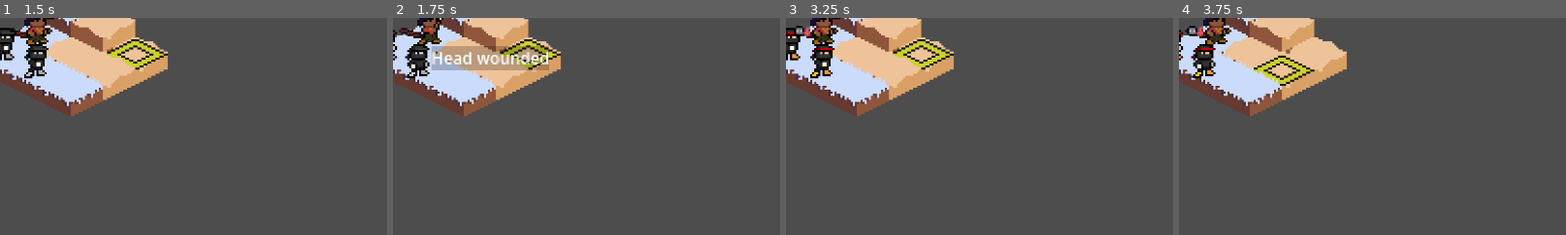
Above: before the commit, frames 1-4 (left to right).
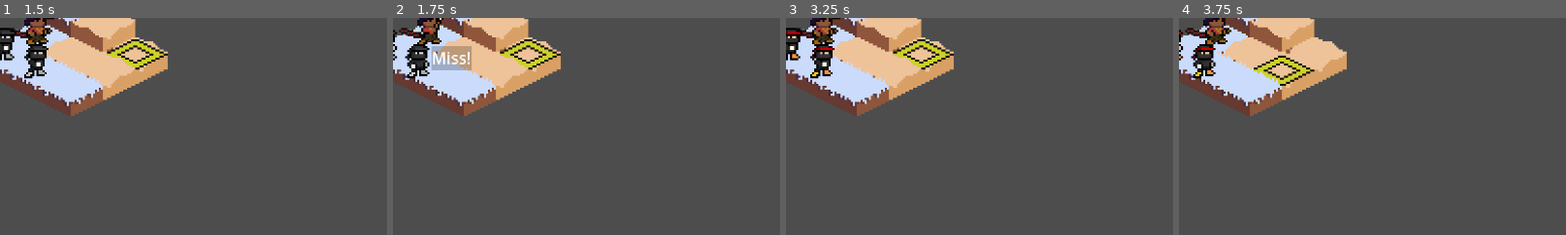
Above: after the commit, the same moments.

Repository: Puffe14/godot-breaker-srpg
Game: Godot game, scene res://nodes/main_gui.tscn
Same seed, same stepped clock (60 frames per second), same inputs: the game is played once before the commit and once after it.
Inputs (mouse positions are % of the whole screen's width and height, from its top left):
- Up to frame 1 (1.5 s): tap Enter at 0.5 s; move the mouse to (50, 35) at 0.52 s; tap Tab (deselect) at 0.6 s; click (50, 35) at 0.67 s; click (50, 35) at 1.35 s
- Up to frame 2 (1.75 s): no input
- Up to frame 3 (3.25 s): tap Space at 2 s; move the mouse to (46, 39) at 2.02 s; tap Tab (deselect) at 2.1 s; click (46, 39) at 2.17 s; tap Enter at 2.75 s; move the mouse to (50, 35) at 2.77 s; click (50, 35) at 2.85 s
- Up to frame 4 (3.75 s): tap Space at 3.5 s; move the mouse to (46, 39) at 3.52 s; tap Tab (deselect) at 3.6 s; click (46, 39) at 3.67 s
The pictures show only the part of the screen within x 33-82%, y 27-77%; the shares and areas given below are measured in that part.

Frame 1 is identical in both runs. In frame 2, 2.4% of the frame differs, in the area x 10-41%, y 12-25%; in frame 3, 0.2%; in frame 4, 0.2%.
Error after the commit: Parse Error: Could not resolve class "ButtonOption", because of a parser error. (res://scripts/ui/button_menu.gd:39)

Commit message:
Added icons for 'weapon types' and 'armor'

Diff:
--- a/resources/data/items/test_bow.tres
+++ b/resources/data/items/test_bow.tres
@@ -12,9 +12,8 @@
 maximum = 50
 metadata/_custom_type_script = "uid://bb6vt655walxx"
 
-[sub_resource type="Resource" id="Resource_17wmj"]
+[sub_resource type="Resource" id="Resource_84g7s"]
 script = ExtResource("2_84g7s")
-equipped = true
 metadata/_custom_type_script = "uid://cclj43y3y4ppb"
 
 [sub_resource type="Resource" id="Resource_mikmx"]
@@ -38,8 +37,8 @@
 
 [resource]
 script = ExtResource("3_mikmx")
-weapon = SubResource("Resource_i4fld")
-equipment = SubResource("Resource_17wmj")
+weapon = SubResource("Resource_5j1ga")
+equipment = SubResource("Resource_84g7s")
 name = "test bow"
 description = "yum yum xizzy"
 durability = SubResource("Resource_55lec")
--- /dev/null
+++ b/resources/data/items/test_club.tres
@@ -0,0 +1,39 @@
+[gd_resource type="Resource" script_class="Item" format=3 uid="uid://b733gd7oi20qn"]
+
+[ext_resource type="Script" uid="uid://bb6vt655walxx" path="res://scripts/components/items/durability.gd" id="1_4hwck"]
+[ext_resource type="Script" uid="uid://cclj43y3y4ppb" path="res://scripts/components/items/equipment.gd" id="2_ckk6h"]
+[ext_resource type="Script" uid="uid://cj1r2ti1vrrxq" path="res://scripts/components/items/item.gd" id="3_xgnb1"]
+[ext_resource type="Script" uid="uid://bj34ms24eyr8e" path="res://scripts/components/items/weapon.gd" id="4_vw0gx"]
+[ext_resource type="Resource" uid="uid://b4p6vaa66l6uq" path="res://resources/data/zero_stat.tres" id="5_5ieew"]
+
+[sub_resource type="Resource" id="Resource_55lec"]
+script = ExtResource("1_4hwck")
+maximum = 50
+metadata/_custom_type_script = "uid://bb6vt655walxx"
+
+[sub_resource type="Resource" id="Resource_17wmj"]
+script = ExtResource("2_ckk6h")
+equipped = true
+metadata/_custom_type_script = "uid://cclj43y3y4ppb"
+
+[sub_resource type="Resource" id="Resource_4hwck"]
+script = ExtResource("4_vw0gx")
+wpnType = 2
+dmgType = 1
+rankLetter = 1
+stats = ExtResource("5_5ieew")
+power = 1
+hit = 80
+crit = 7
+wrange = Vector2i(1, 1)
+weight = 4
+metadata/_custom_type_script = "uid://bj34ms24eyr8e"
+
+[resource]
+script = ExtResource("3_xgnb1")
+weapon = SubResource("Resource_4hwck")
+equipment = SubResource("Resource_17wmj")
+name = "Test Pole"
+description = "yum yum xizzy"
+durability = SubResource("Resource_55lec")
+metadata/_custom_type_script = "uid://cj1r2ti1vrrxq"
--- /dev/null
+++ b/resources/data/items/test_pole.tres
@@ -0,0 +1,39 @@
+[gd_resource type="Resource" script_class="Item" format=3 uid="uid://bx40u5b3es58s"]
+
+[ext_resource type="Script" uid="uid://bb6vt655walxx" path="res://scripts/components/items/durability.gd" id="1_2x0x3"]
+[ext_resource type="Script" uid="uid://cclj43y3y4ppb" path="res://scripts/components/items/equipment.gd" id="2_wi4ri"]
+[ext_resource type="Script" uid="uid://cj1r2ti1vrrxq" path="res://scripts/components/items/item.gd" id="3_06gdf"]
+[ext_resource type="Script" uid="uid://bj34ms24eyr8e" path="res://scripts/components/items/weapon.gd" id="4_55un3"]
+[ext_resource type="Resource" uid="uid://b4p6vaa66l6uq" path="res://resources/data/zero_stat.tres" id="5_yrjmc"]
+
+[sub_resource type="Resource" id="Resource_55lec"]
+script = ExtResource("1_2x0x3")
+maximum = 50
+metadata/_custom_type_script = "uid://bb6vt655walxx"
+
+[sub_resource type="Resource" id="Resource_17wmj"]
+script = ExtResource("2_wi4ri")
+equipped = true
+metadata/_custom_type_script = "uid://cclj43y3y4ppb"
+
+[sub_resource type="Resource" id="Resource_4hwck"]
+script = ExtResource("4_55un3")
+wpnType = 1
+dmgType = 1
+rankLetter = 1
+stats = ExtResource("5_yrjmc")
+power = 2
+hit = 70
+crit = 10
+wrange = Vector2i(1, 1)
+weight = 5
+metadata/_custom_type_script = "uid://bj34ms24eyr8e"
+
+[resource]
+script = ExtResource("3_06gdf")
+weapon = SubResource("Resource_4hwck")
+equipment = SubResource("Resource_17wmj")
+name = "Test Club"
+description = "yum yum xizzy"
+durability = SubResource("Resource_55lec")
+metadata/_custom_type_script = "uid://cj1r2ti1vrrxq"
--- a/resources/data/test_bow_inventory.tres
+++ b/resources/data/test_bow_inventory.tres
@@ -1,12 +1,13 @@
-[gd_resource type="Resource" script_class="Inventory" load_steps=5 format=3 uid="uid://jiw277b2evxe"]
+[gd_resource type="Resource" script_class="Inventory" format=3 uid="uid://jiw277b2evxe"]
 
 [ext_resource type="Script" uid="uid://yejumcuhegph" path="res://scripts/components/items/inventory.gd" id="1_qwqpe"]
 [ext_resource type="Resource" uid="uid://cpc8l1qp52mc8" path="res://resources/data/items/test_bow.tres" id="2_qwqpe"]
 [ext_resource type="Resource" uid="uid://cakksqejd8d0q" path="res://resources/data/items/moon_helmet.tres" id="3_das56"]
 [ext_resource type="Resource" uid="uid://cf7g5ryeloruv" path="res://resources/data/items/test_bread.tres" id="4_vxn4v"]
+[ext_resource type="Resource" uid="uid://bx40u5b3es58s" path="res://resources/data/items/test_pole.tres" id="5_ob6m4"]
 
 [resource]
 script = ExtResource("1_qwqpe")
-slots = [ExtResource("2_qwqpe"), ExtResource("3_das56"), ExtResource("4_vxn4v"), null, null, null]
+slots = [ExtResource("2_qwqpe"), ExtResource("3_das56"), ExtResource("4_vxn4v"), ExtResource("5_ob6m4"), null, null]
 dontReset = true
 metadata/_custom_type_script = "uid://yejumcuhegph"
--- a/resources/data/units/dummy2_unit.tres
+++ b/resources/data/units/dummy2_unit.tres
@@ -1,15 +1,22 @@
-[gd_resource type="Resource" script_class="Units" load_steps=6 format=3 uid="uid://clrx651vvcyce"]
+[gd_resource type="Resource" script_class="Units" format=3 uid="uid://clrx651vvcyce"]
 
 [ext_resource type="Resource" uid="uid://bdub1bfsqbcql" path="res://resources/data/characters/dummy2.tres" id="1_df30j"]
-[ext_resource type="Resource" uid="uid://3b57ef5u6qwk" path="res://resources/data/test_inventory.tres" id="2_ghkls"]
+[ext_resource type="Script" uid="uid://yejumcuhegph" path="res://scripts/components/items/inventory.gd" id="2_ghkls"]
 [ext_resource type="Resource" uid="uid://b4p6vaa66l6uq" path="res://resources/data/zero_stat.tres" id="3_cwi3c"]
+[ext_resource type="Resource" uid="uid://cc2pjfupfwb05" path="res://resources/data/items/test_stick.tres" id="3_scvn8"]
+[ext_resource type="Resource" uid="uid://cpc8l1qp52mc8" path="res://resources/data/items/test_bow.tres" id="4_emkw8"]
 [ext_resource type="Script" uid="uid://0slpdtksthq2" path="res://scripts/components/units/units.gd" id="4_scvn8"]
-[ext_resource type="Script" uid="uid://dgsr38mbf7wnu" path="res://scripts/components/units/status.gd" id="5_emkw8"]
+
+[sub_resource type="Resource" id="Resource_kdf5c"]
+script = ExtResource("2_ghkls")
+slots = [ExtResource("3_scvn8"), ExtResource("4_emkw8"), null, null, null, null]
+dontReset = true
+metadata/_custom_type_script = "uid://yejumcuhegph"
 
 [resource]
 script = ExtResource("4_scvn8")
 character = ExtResource("1_df30j")
-inventory = ExtResource("2_ghkls")
+inventory = SubResource("Resource_kdf5c")
 temporaryStats = ExtResource("3_cwi3c")
 nearbyBonuses = ExtResource("3_cwi3c")
 metadata/_custom_type_script = "uid://0slpdtksthq2"
--- a/resources/data/units/test_unit_c.tres
+++ b/resources/data/units/test_unit_c.tres
@@ -1,13 +1,55 @@
-[gd_resource type="Resource" script_class="Units" load_steps=5 format=3 uid="uid://bie562w7q05je"]
+[gd_resource type="Resource" script_class="Units" format=3 uid="uid://bie562w7q05je"]
 
 [ext_resource type="Script" uid="uid://0slpdtksthq2" path="res://scripts/components/units/units.gd" id="1_lwcr2"]
 [ext_resource type="Resource" uid="uid://csqh8v33brm61" path="res://resources/data/characters/cylna.tres" id="1_lxpto"]
-[ext_resource type="Resource" uid="uid://3b57ef5u6qwk" path="res://resources/data/test_inventory.tres" id="2_4ubco"]
-[ext_resource type="Script" uid="uid://dgsr38mbf7wnu" path="res://scripts/components/units/status.gd" id="4_ixy1u"]
+[ext_resource type="Script" uid="uid://yejumcuhegph" path="res://scripts/components/items/inventory.gd" id="2_xev44"]
+[ext_resource type="Script" uid="uid://bb6vt655walxx" path="res://scripts/components/items/durability.gd" id="3_s25n5"]
+[ext_resource type="Script" uid="uid://cclj43y3y4ppb" path="res://scripts/components/items/equipment.gd" id="4_qcr3b"]
+[ext_resource type="Script" uid="uid://cj1r2ti1vrrxq" path="res://scripts/components/items/item.gd" id="5_vmgcg"]
+[ext_resource type="Script" uid="uid://bj34ms24eyr8e" path="res://scripts/components/items/weapon.gd" id="6_wp6gf"]
+[ext_resource type="Resource" uid="uid://b4p6vaa66l6uq" path="res://resources/data/zero_stat.tres" id="7_vnkew"]
+[ext_resource type="Resource" uid="uid://b733gd7oi20qn" path="res://resources/data/items/test_club.tres" id="8_s25n5"]
+
+[sub_resource type="Resource" id="Resource_55lec"]
+script = ExtResource("3_s25n5")
+maximum = 50
+metadata/_custom_type_script = "uid://bb6vt655walxx"
+
+[sub_resource type="Resource" id="Resource_17wmj"]
+script = ExtResource("4_qcr3b")
+equipped = true
+metadata/_custom_type_script = "uid://cclj43y3y4ppb"
+
+[sub_resource type="Resource" id="Resource_i4fld"]
+script = ExtResource("6_wp6gf")
+dmgType = 1
+rankLetter = 1
+stats = ExtResource("7_vnkew")
+power = 1
+hit = 70
+crit = 5
+wrange = Vector2i(1, 1)
+weight = 3
+metadata/_custom_type_script = "uid://bj34ms24eyr8e"
+
+[sub_resource type="Resource" id="Resource_3vjqn"]
+script = ExtResource("5_vmgcg")
+weapon = SubResource("Resource_i4fld")
+equipment = SubResource("Resource_17wmj")
+name = "Test Stick"
+description = "yum yum xizzy"
+durability = SubResource("Resource_55lec")
+metadata/_custom_type_script = "uid://cj1r2ti1vrrxq"
+
+[sub_resource type="Resource" id="Resource_rnjmg"]
+script = ExtResource("2_xev44")
+slots = [SubResource("Resource_3vjqn"), ExtResource("8_s25n5"), null, null, null, null]
+dontReset = true
+metadata/_custom_type_script = "uid://yejumcuhegph"
 
 [resource]
 script = ExtResource("1_lwcr2")
 character = ExtResource("1_lxpto")
-inventory = ExtResource("2_4ubco")
+inventory = SubResource("Resource_rnjmg")
 team = 1
 metadata/_custom_type_script = "uid://0slpdtksthq2"
--- a/scripts/components/items/equipment.gd
+++ b/scripts/components/items/equipment.gd
@@ -3,10 +3,10 @@
 @export var equipped: bool = false
 
 func isEquipped() -> bool:
-    return equipped
+	return equipped
 func equip() -> void:
-    equipped = true
+	equipped = true
 func unequip() -> void:
-    equipped = false
+	equipped = false
 func toggleEquip() -> void:
-    equipped = !equipped
+	equipped = !equipped
--- a/scripts/ui/button_option.gd
+++ b/scripts/ui/button_option.gd
@@ -6,6 +6,20 @@
 var game: Game = null
 signal next_options(array: Array)
 
+var wpnTypeDict: Dictionary = {
+	Weapon.WeaponType.Blunt: preload("res://resources/images/items/wpn_blunt.png"),
+	Weapon.WeaponType.Long: preload("res://resources/images/items/wpn_long.png"),
+	Weapon.WeaponType.Sharp: preload("res://resources/images/items/wpn_sharp.png"),
+	Weapon.WeaponType.Spell: preload("res://resources/images/items/wpn_spell.png"),
+	Weapon.WeaponType.Ranged: preload("res://resources/images/items/wpn_ranged.png")
+}
+var armorTypeDict: Dictionary = {
+	Constants.BodyPart.Head: preload("res://resources/images/status/armor head.png"),
+	Constants.BodyPart.Legs: preload("res://resources/images/status/armor legs.png"),
+	Constants.BodyPart.Arms: preload("res://resources/images/status/armor arms.png"),
+	Constants.BodyPart.Torso: preload("res://resources/images/status/armor torso.png")
+}
+
 func _init(_game: Game, _item = null, _user = null) -> void:
 	text = str(_item)
 	game = _game
@@ -13,7 +27,14 @@
 		item = _item
 	if user == null:
 		user = _user
-
+	if item:
+		if "consumable" in item and item.consumable:
+			icon = load("res://resources/images/items/itm_consumable.png")
+		if "weapon" in item and "equipment" in item and item.weapon:
+			icon = wpnTypeDict[item.weapon.wpnType]
+		if "armor" in item and item.armor:
+			icon = armorTypeDict[item.armor.part]
+sssssss
 func pressed_option() -> Array:
 	var options: Array = []
 	# if the options is an action, play it instead
@@ -36,6 +57,7 @@
 	if "consumable" in item and item.consumable:
 		if item.intact():
 			options.push_back(Use.new(user,item))
+		icon = load("res://resources/images/items/itm_consumable.png")
 	# if the item can be thrown away
 	if "discardable" in item and item.discardable:
 		options.push_back(Discard.new(user,item))
Not shown: 1 places in resources/data/items/test_bow.tres that only renumber resources
Not shown: 2 places in resources/data/items/test_stick.tres that only renumber resources
